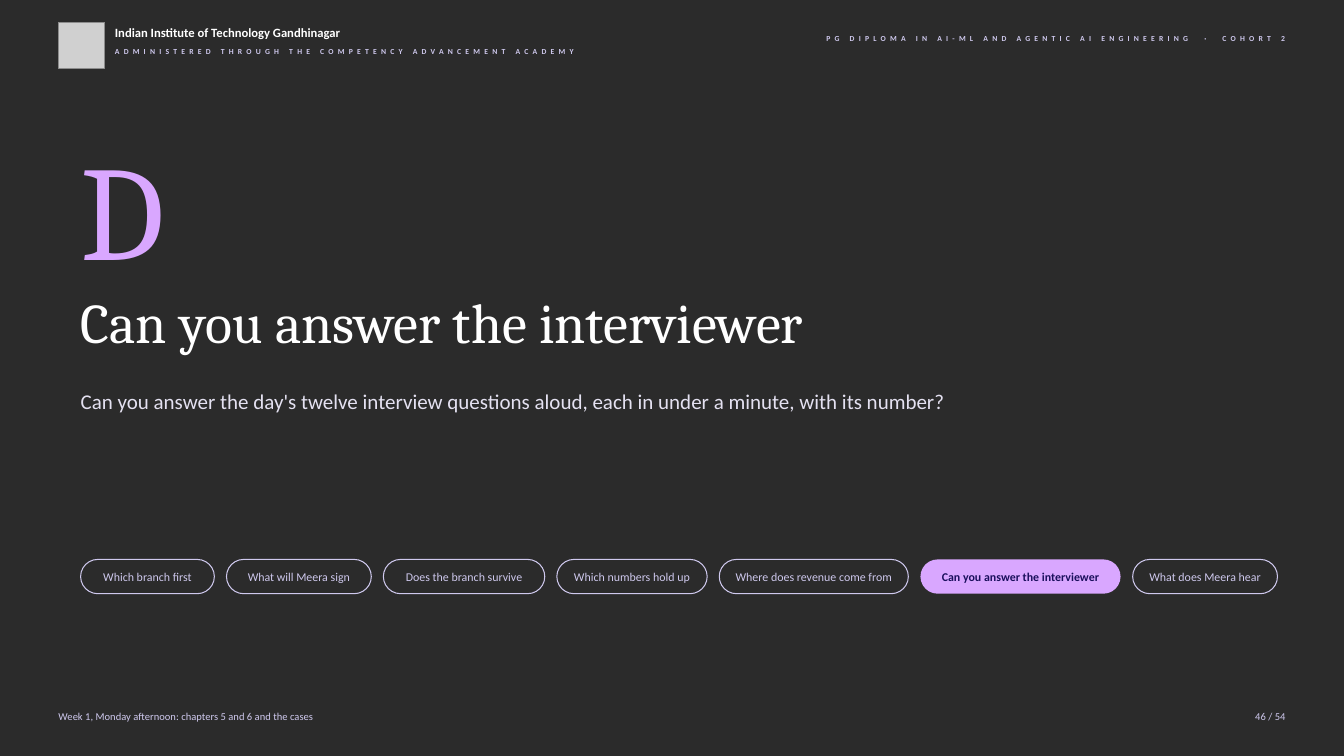
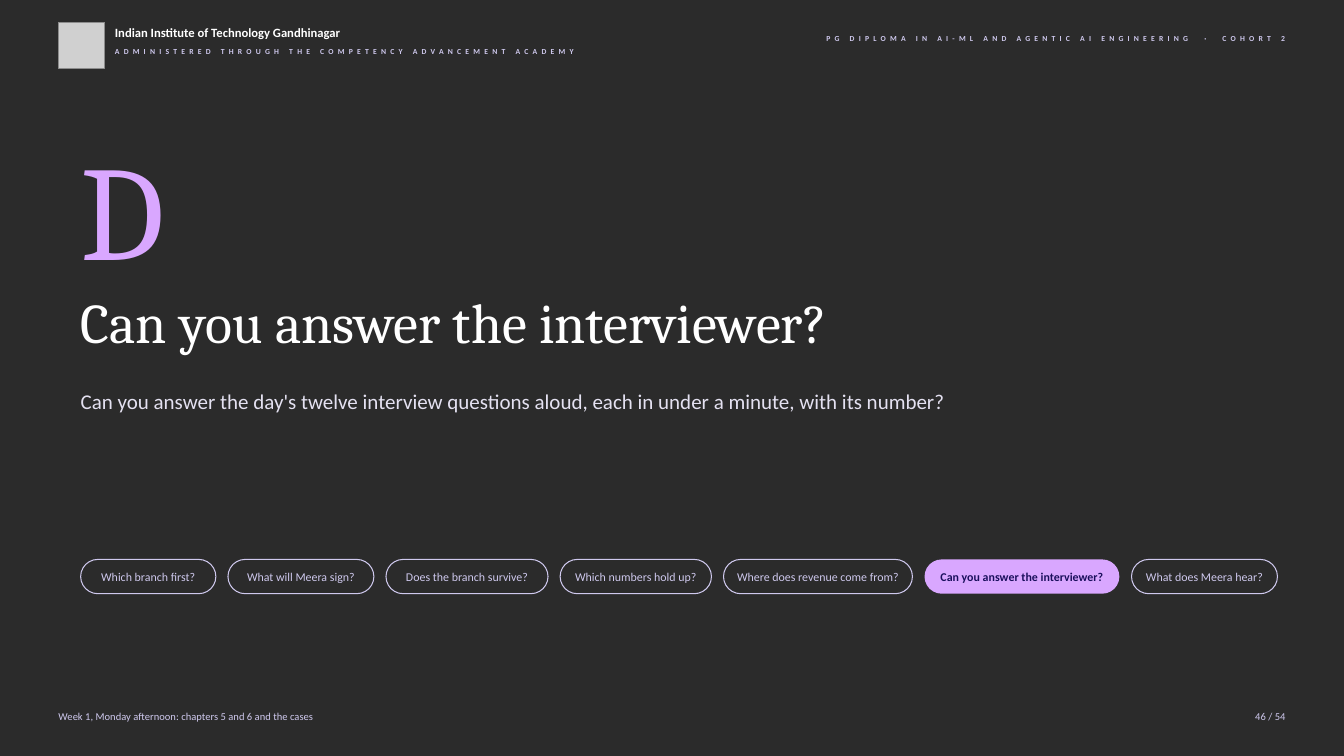
Before and after one commit to fde-academy-lab/c2-content-factory, a slide deck: slide 46 of content/W01/D1/slides/C2_W01_D01_half2_STUDENT.pptx. Drawn at 1344x756 pixels with LibreOffice and Linux fonts; fonts in the diff are those of the drawing; grey boxes stand for pictures; background and template pictures are left out; a plain dark background stands for a picture behind light text. Boxes give left, top, right and bottom in pixels: in the first picture for what was removed or moved away, otherwise in the second. Text is boxed around its words. In the diff, an @@ line names an element or a change of style, - is before the commit and + after.

```diff
--- a/content/W01/D1/slides/C2_W01_D01_half2_STUDENT.pptx
+++ b/content/W01/D1/slides/C2_W01_D01_half2_STUDENT.pptx
@@ text at <box>81,304,827,355</box>: text changed @@
-Can you answer the interviewer
+Can you answer the interviewer?
@@ 3 rounded rectangles: place and size @@
-3 rounded rectangles at <box>383,560,909,594</box>
+3 rounded rectangles at <box>386,560,912,594</box>
@@ rounded rectangle "Can you answer the interviewer?": place and size @@
-rounded rectangle "Can you answer the interviewer?" at <box>921,560,1121,594</box>
+rounded rectangle "Can you answer the interviewer?" at <box>925,560,1119,594</box>
@@ text in rounded rectangle at <box>101,573,195,581</box>: text changed @@
-Which branch first
+Which branch first?
@@ text in rounded rectangle at <box>247,572,355,583</box>: text changed @@
-What will Meera sign
+What will Meera sign?
@@ text in rounded rectangle at <box>406,573,528,581</box>: text changed @@
-Does the branch survive
+Does the branch survive?
@@ text in rounded rectangle at <box>575,572,696,583</box>: text changed @@
-Which numbers hold up
+Which numbers hold up?
@@ text in rounded rectangle at <box>737,573,899,581</box>: text changed @@
-Where does revenue come from
+Where does revenue come from?
@@ text in rounded rectangle at <box>940,572,1104,583</box>: text changed @@
-Can you answer the interviewer
+Can you answer the interviewer?
@@ text in rounded rectangle at <box>1146,572,1263,581</box>: text changed @@
-What does Meera hear
+What does Meera hear?
```
Also in this commit, not shown: 53 other slides changed, 5 other files.
